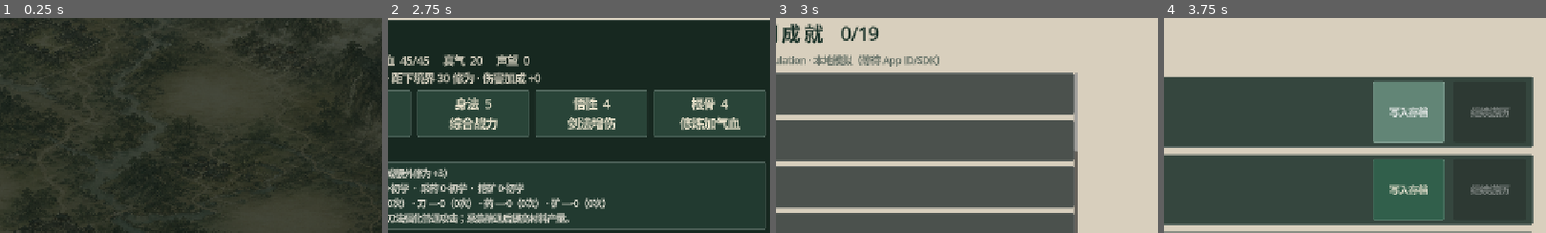
Above: before the commit, frames 1-4 (left to right).
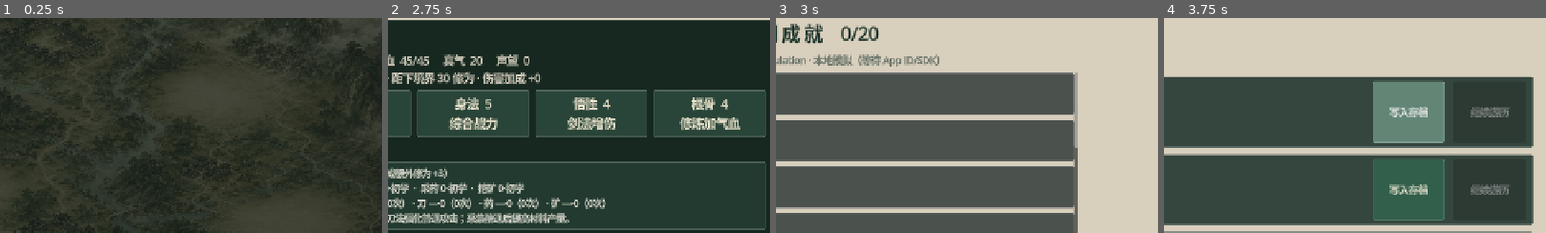
Above: after the commit, the same moments.

Repository: zijiangao/shanhe-wendao
Game: Godot game, scene res://scenes/main.tscn
Same seed, same stepped clock (60 frames per second), same inputs: the game is played once before the commit and once after it.
Inputs:
- Up to frame 1 (0.25 s): no input
- Up to frame 2 (2.75 s): click "天下舆图" at 0.5 s; click "任务" at 1.25 s; click "人物" at 2 s
- Up to frame 3 (3 s): click "成就" at 2.75 s
- Up to frame 4 (3.75 s): click "存档" at 3.5 s
The pictures show only the part of the screen within x 46-96%, y 13-63%; the shares and areas given below are measured in that part.

Frames 1-2 are identical in both runs. In frame 3, 0.2% of the frame differs, in the area x 21-79%, y 3-63%; in frame 4, nothing differs.

Commit message:
Add S-grade sparring achievement (0.54.0)

Diff:
--- a/godot/autoload/game_state.gd
+++ b/godot/autoload/game_state.gd
@@ -329,6 +329,8 @@
 			data.pending_reward.discipline = spar_discipline
 			data.pending_reward.skill_gain = skill_gain
 			data.pending_reward.new_best = spar_result.new_best
+			if str(spar_result.grade) == "S" and "spar_s_grade" not in data.flags:
+				data.flags.append("spar_s_grade")
 		if battle_id == "wuku_finale":
 			if "武库钥印" not in data.items:
 				data.items.append("武库钥印")
--- a/godot/autoload/steam_service.gd
+++ b/godot/autoload/steam_service.gd
@@ -125,6 +125,7 @@
 	if highest_mastery >= 3: unlock("ACH_PRACTICED_HAND")
 	var flags: Array = state.get("flags", [])
 	if "training_s_grade" in flags: unlock("ACH_TRAINING_EXCELLENCE")
+	if "spar_s_grade" in flags: unlock("ACH_SPAR_MASTER")
 	if "training_event_seen" in flags: unlock("ACH_FORTUNATE_ENCOUNTER")
 	if "crafted_healing_powder" in flags: unlock("ACH_FIELD_APOTHECARY")
 	if "tempered_blade" in flags: unlock("ACH_FIRST_TEMPER")
--- a/godot/data/steam_achievements.json
+++ b/godot/data/steam_achievements.json
@@ -45,6 +45,12 @@
     "api_name": "ACH_TRAINING_EXCELLENCE",
     "title": "炉火纯青",
     "description": "在任一专项修炼中取得S级评价。",
+    "hidden": false
+  },
+  {
+    "api_name": "ACH_SPAR_MASTER",
+    "title": "三招定胜",
+    "description": "在青云实战切磋中取得S级评价。",
     "hidden": false
   },
   {
--- a/godot/main.gd
+++ b/godot/main.gd
@@ -1388,7 +1388,7 @@
 	title.add_theme_color_override("font_color", Color("#f2dfb3"))
 	panel.add_child(title)
 	var version := Label.new()
-	version.text = "《山河问道》 · Windows 0.53.0 · Godot 4.7.1"
+	version.text = "《山河问道》 · Windows 0.54.0 · Godot 4.7.1"
 	version.horizontal_alignment = HORIZONTAL_ALIGNMENT_CENTER
 	version.add_theme_color_override("font_color", Color("#c9c7bc"))
 	panel.add_child(version)
--- a/godot/tests/test_game_state.gd
+++ b/godot/tests/test_game_state.gd
@@ -108,6 +108,7 @@
 	assert(str(state.data.pending_reward.battle_id) == "qingyun_spar" and int(state.data.xp) == 8, "An S-grade spar should combine its light base reward with the performance bonus.")
 	assert(str(state.data.pending_reward.grade) == "S" and int(state.data.pending_reward.performance_xp) == 4 and state.data.pending_reward.new_best and int(state.data.sparring_record.best_turns) == 1, "A sparring victory should persist its grade, bonus, and first personal best.")
 	assert(str(state.data.pending_reward.discipline) == "swordsmanship" and int(state.data.swordsmanship) == 2, "The default S-grade sword spar should improve swordsmanship twice.")
+	assert("spar_s_grade" in state.data.flags, "An S-grade spar should persist its Steam achievement milestone.")
 	assert(state.claim_pending_reward("fellowship") and int(state.data.faction_relations.qingyun) == 2, "Sparring should add the selected reward to the starting Qingyun relationship.")
 
 	state.new_game()
--- a/godot/tests/test_steam_service.gd
+++ b/godot/tests/test_steam_service.gd
@@ -52,7 +52,7 @@
 	var backend = LOCAL_BACKEND.new(TEST_PATH)
 	assert(service.use_backend(backend), "The local Steam backend should initialize without the SDK.")
 	assert(not service.is_live(), "The local backend must never claim a live Steam connection.")
-	assert(service.definitions.size() == 19, "The commercial achievement set should cover progression, mastery, collections, crafting, finale, and endings.")
+	assert(service.definitions.size() == 20, "The commercial achievement set should cover progression, sparring, mastery, collections, crafting, finale, and endings.")
 	assert(service.release_data_errors().is_empty(), "Shipping achievement metadata should satisfy the Steam release contract.")
 	var ids: Dictionary = {}
 	for definition in service.definitions:
@@ -74,7 +74,7 @@
 
 	var state := {
 		"quest_stage": "game_complete",
-		"flags": ["villain_revealed", "game_complete", "training_s_grade", "training_event_seen", "crafted_healing_powder", "tempered_blade"],
+		"flags": ["villain_revealed", "game_complete", "training_s_grade", "spar_s_grade", "training_event_seen", "crafted_healing_powder", "tempered_blade"],
 		"companions": ["lin_qingshuang"],
 		"items": ["思过崖通行令"],
 		"skill_mastery": {"cloud": 3, "frost": 0, "frost_guard": 0},
@@ -85,7 +85,7 @@
 		"mineralogy": {"ironstone": 1, "silver_sand": 1, "fire_copper": 1, "star_marrow": 1}
 	}
 	service.evaluate_state(state)
-	assert(service.unlocked_count() == 17, "One completed route should unlock progression, mastery, collections, crafting, and exactly one ending.")
+	assert(service.unlocked_count() == 18, "One completed route should unlock progression, sparring, mastery, collections, crafting, and exactly one ending.")
 	state.ending.id = "seal"
 	service.evaluate_state(state)
 	state.ending.id = "preserve"
Not shown, changed: godot/export_presets.cfg
Not shown, changed: godot/STORE_PAGE_DRAFT.md
